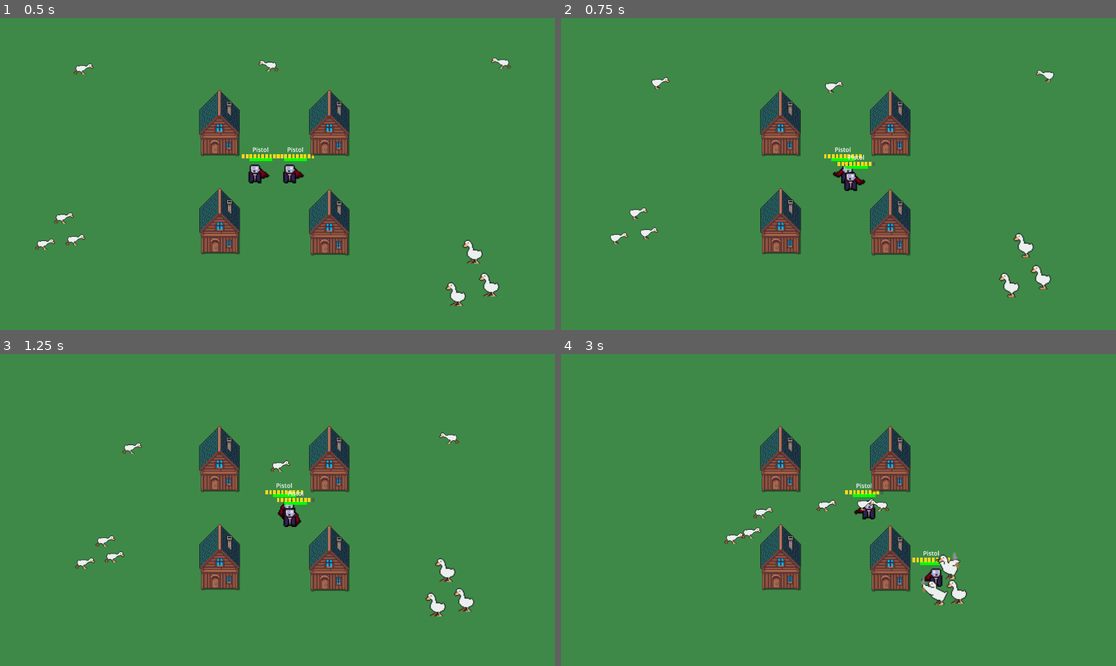
Above: before the commit, frames 1-4 (two rows, left to right).
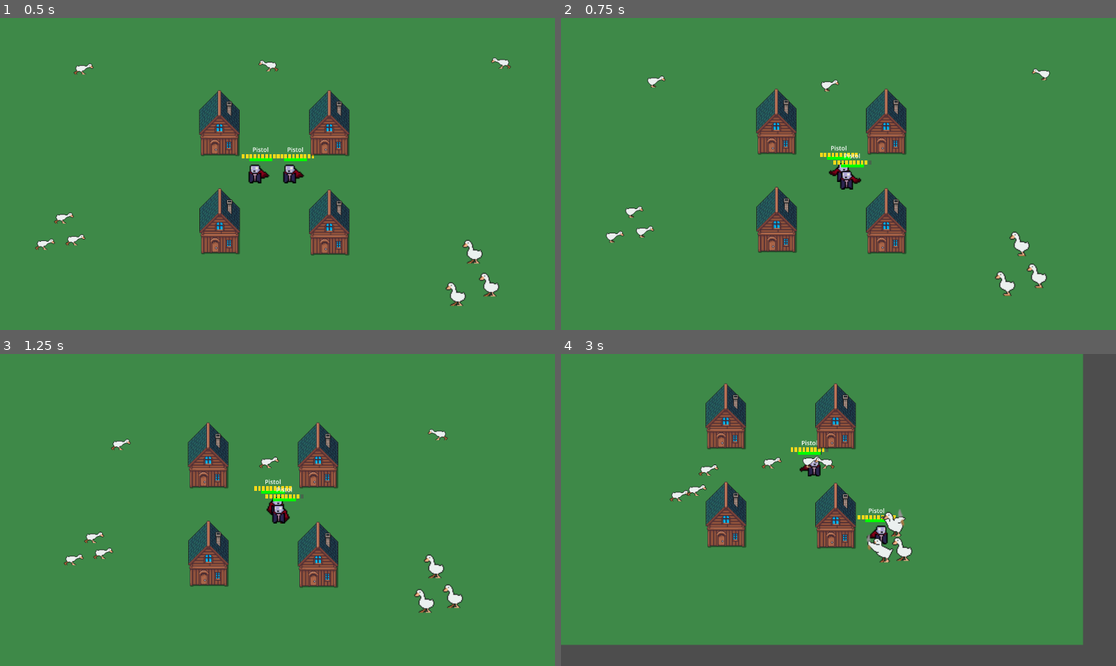
Above: after the commit, the same moments.

Repository: MatthewDulworth/gmtk26
Game: Godot game, scene res://main.tscn
Two runs of this game, one before a commit and one after it. Both use one fixed random seed, a clock stepped at 60 frames per second and the inputs below. Sound files missing from this copy of the repository are replaced by a short silence.
Inputs:
- Up to frame 1 (0.5 s): no input
- Up to frame 2 (0.75 s): tap Enter (shoot_p2) at 0.5 s; hold D (move_right) from 0.53 s (still down); tap Down (move_down_p2) at 0.6 s
- Up to frame 3 (1.25 s): keep holding D (move_right)
- Up to frame 4 (3 s): release D (move_right) at 1.28 s; hold S (move_down) 1.28-2.03 s; tap Left (move_left_p2) at 1.35 s; hold D (move_right) 2.03-2.78 s; tap Right (move_right_p2) at 2.1 s; hold W (move_up) from 2.78 s (still down); tap Up (move_up_p2) at 2.85 s

Frame 1 is identical in both runs. In frame 2, 5.7% of the frame differs, in the area x 8-89%, y 16-90%; in frame 3, 8.3%; in frame 4, 25%, in the area x 0-100%, y 0-100%.

Commit message:
camera player follow script

Diff:
--- /dev/null
+++ b/BIG.tscn
@@ -0,0 +1,24 @@
+[gd_scene format=3 uid="uid://cdikn380yyyxj"]
+
+[ext_resource type="Script" uid="uid://b18wico8d4dio" path="res://components/ShakyCamera2D.gd" id="1_aj12c"]
+[ext_resource type="Texture2D" uid="uid://dpoqqd8opsx0t" path="res://ASSets/Cute_Fantasy_Free/Tiles/Grass_Middle.png" id="1_oyeqj"]
+[ext_resource type="PackedScene" uid="uid://d0fyntx0582l7" path="res://chracters/player/player.tscn" id="2_aj12c"]
+[ext_resource type="Resource" uid="uid://xcvhfebef7bm" path="res://chracters/player/Count.tres" id="3_qdb73"]
+
+[node name="Big" type="Node2D" unique_id=1781304980]
+
+[node name="Camera2D" type="Camera2D" parent="." unique_id=817034707]
+position = Vector2(-1076, -587)
+script = ExtResource("1_aj12c")
+
+[node name="TextureRect" type="TextureRect" parent="." unique_id=1481583348]
+offset_left = -1016.0
+offset_top = -587.0
+offset_right = 1035.0
+offset_bottom = 614.0
+texture = ExtResource("1_oyeqj")
+stretch_mode = 1
+
+[node name="Player" parent="." unique_id=1399235571 instance=ExtResource("2_aj12c")]
+position = Vector2(-1076, -587)
+player_data = ExtResource("3_qdb73")
--- a/components/ShakyCamera2D.gd
+++ b/components/ShakyCamera2D.gd
@@ -1,5 +1,13 @@
 extends Camera2D
 class_name ShakyCamera2D
+
+@export var players: Array[PlayerController]
+
+@export var single_player_zoom: float = 1.0 # Zoom level when following a single player
+@export var max_zoom_out: float = 0.5 # Smallest zoom value allowed (how far out the camera can go)
+@export var zoom_margin: float = 250.0 # Padding (px) kept around the players' bounding box
+@export var follow_smoothing_speed: float = 5.0
+@export var follow_zoom_smoothing_speed: float = 3.0
 
 var _shake_amount: float = 0.0
 var _shake_duration: float = 0.0
@@ -11,6 +19,36 @@
 	_shake_time_left = duration
 
 func _process(delta: float) -> void:
+	_follow_players(delta)
+	_update_shake(delta)
+
+func _follow_players(delta: float) -> void:
+	var alive_players = players.filter(func(p): return p.state == PlayerController.PlayerState.ALIVE)
+	if alive_players.is_empty():
+		return
+
+	var target_position: Vector2
+	var target_zoom: float
+
+	if alive_players.size() == 1:
+		target_position = alive_players[0].global_position
+		target_zoom = single_player_zoom
+	else:
+		var bounds = Rect2(alive_players[0].global_position, Vector2.ZERO)
+		for player in alive_players:
+			bounds = bounds.expand(player.global_position)
+
+		target_position = bounds.get_center()
+
+		var viewport_size = get_viewport_rect().size
+		var zoom_to_fit_x = viewport_size.x / (bounds.size.x + zoom_margin * 2.0)
+		var zoom_to_fit_y = viewport_size.y / (bounds.size.y + zoom_margin * 2.0)
+		target_zoom = clamp(min(zoom_to_fit_x, zoom_to_fit_y), max_zoom_out, single_player_zoom)
+
+	global_position = global_position.lerp(target_position, follow_smoothing_speed * delta)
+	zoom = zoom.lerp(Vector2.ONE * target_zoom, follow_zoom_smoothing_speed * delta)
+
+func _update_shake(delta: float) -> void:
 	if _shake_time_left <= 0.0:
 		offset = Vector2.ZERO
 		return
--- a/main.tscn
+++ b/main.tscn
@@ -54,8 +54,9 @@
 enemy_data = ExtResource("4_5vw27")
 players = [NodePath("../Player"), NodePath("../Player2")]
 
-[node name="Camera2D" type="Camera2D" parent="." unique_id=1687995481]
+[node name="Camera2D" type="Camera2D" parent="." unique_id=1687995481 node_paths=PackedStringArray("players")]
 script = ExtResource("8_shake")
+players = [NodePath("../Player"), NodePath("../Player2")]
 
 [node name="Enemy5" parent="." unique_id=446114064 node_paths=PackedStringArray("players") instance=ExtResource("2_0xm2m")]
 position = Vector2(786, 470)
Not shown: 2 places in main.tscn that only renumber resources
